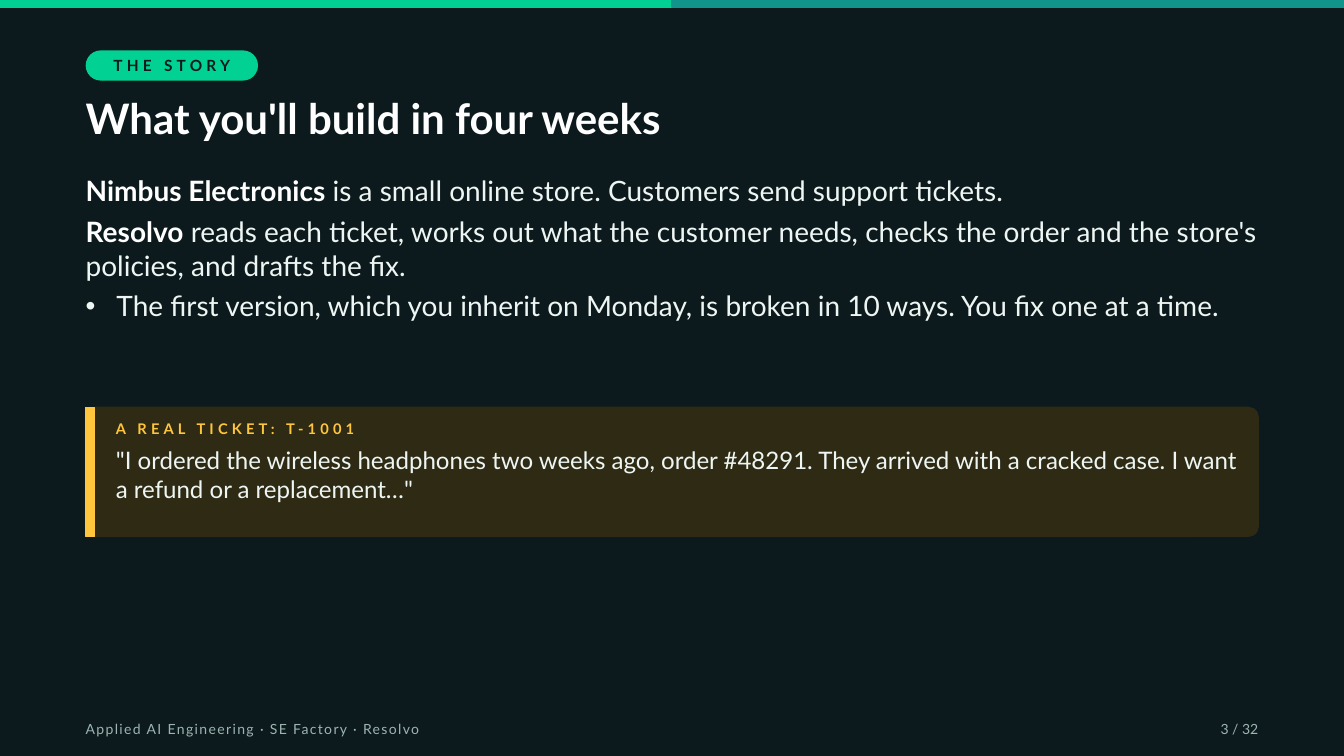
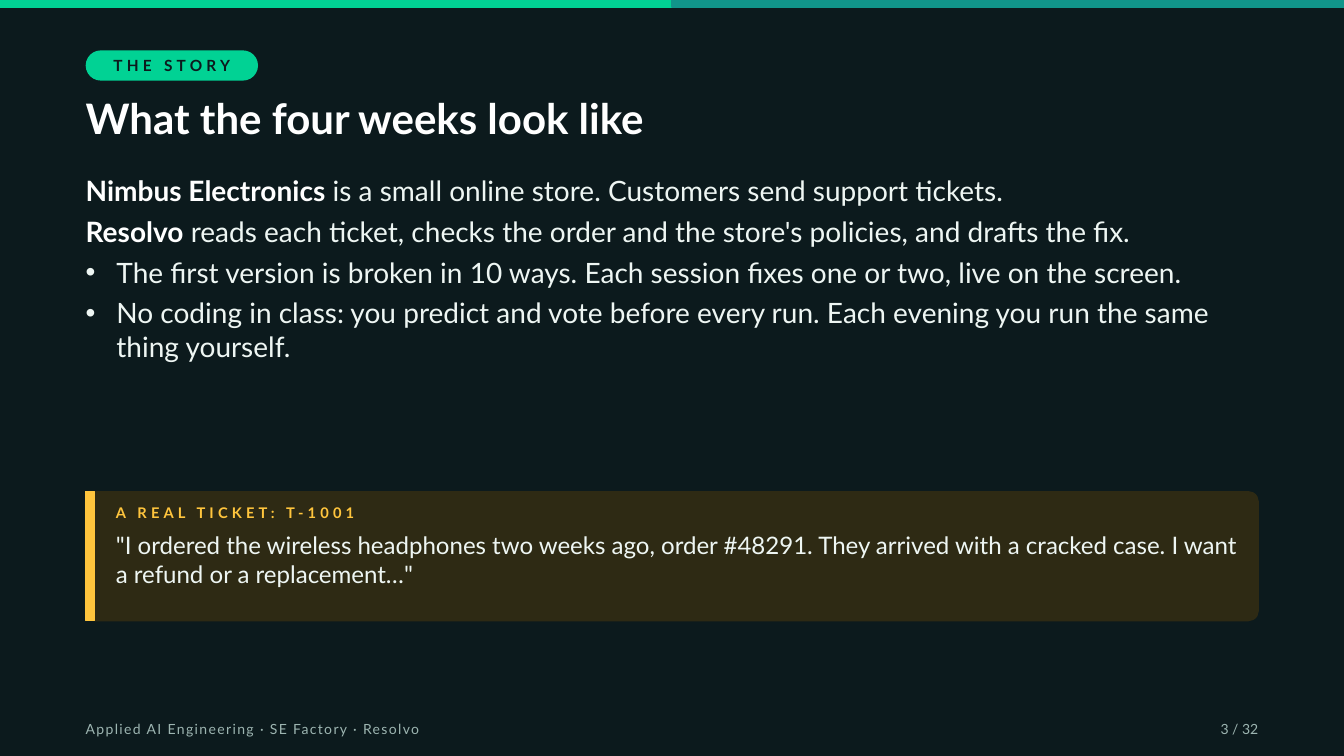
Before and after one commit to hasankanaan26/prep-kit, a slide deck: slide 3 of slides/session-00.pptx. Drawn at 1344x756 pixels with LibreOffice and Linux fonts; fonts in the diff are those of the drawing. Boxes give left, top, right and bottom in pixels: in the first picture for what was removed or moved away, otherwise in the second. Text is boxed around its words. In the diff, an @@ line names an element or a change of style, - is before the commit and + after.

```diff
--- a/slides/session-00.pptx
+++ b/slides/session-00.pptx
@@ text at <box>86,102,644,135</box>: text changed @@
-What you'll build in four weeks
+What the four weeks look like
@@ text at <box>86,221,1209,362</box>: text changed @@
-• Resolvo reads each ticket, works out what the customer needs, checks the order and the store's policies, and drafts the fix.
-• The first version, which you inherit on Monday, is broken in 10 ways. You fix one at a time.
+• Resolvo reads each ticket, checks the order and the store's policies, and drafts the fix.
+• The first version is broken in 10 ways. Each session fixes one or two, live on the screen.
+• No coding in class: you predict and vote before every run. Each evening you run the same thing yourself.
@@ 2 texts, 1 rounded rectangle, 1 rectangle: place and size @@
-2 texts, 1 rounded rectangle, 1 rectangle at <box>86,407,1258,536</box>
+2 texts, 1 rounded rectangle, 1 rectangle at <box>86,492,1258,621</box>
```
Also in this commit, not shown: 6 other slides changed.
